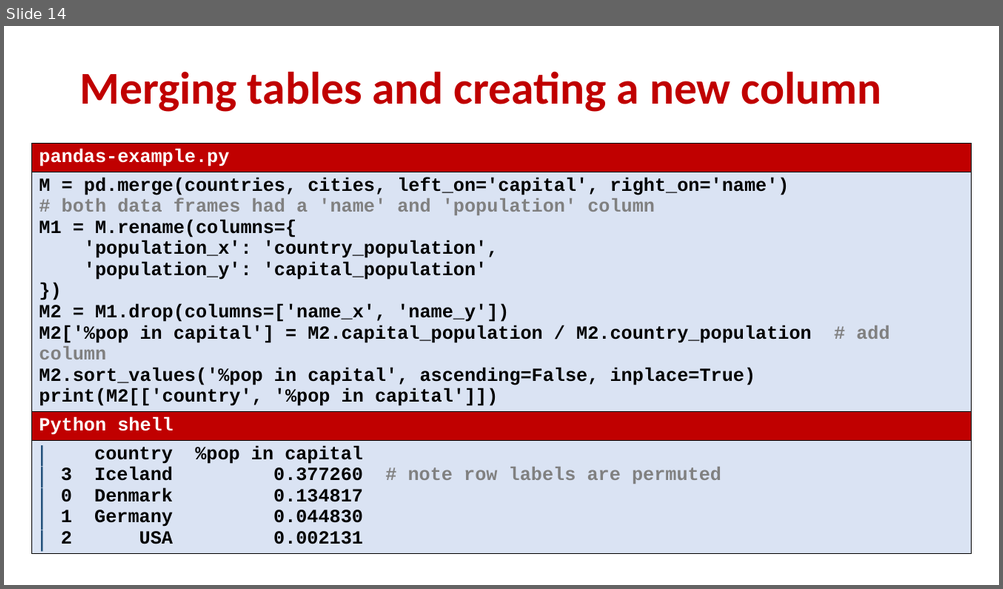
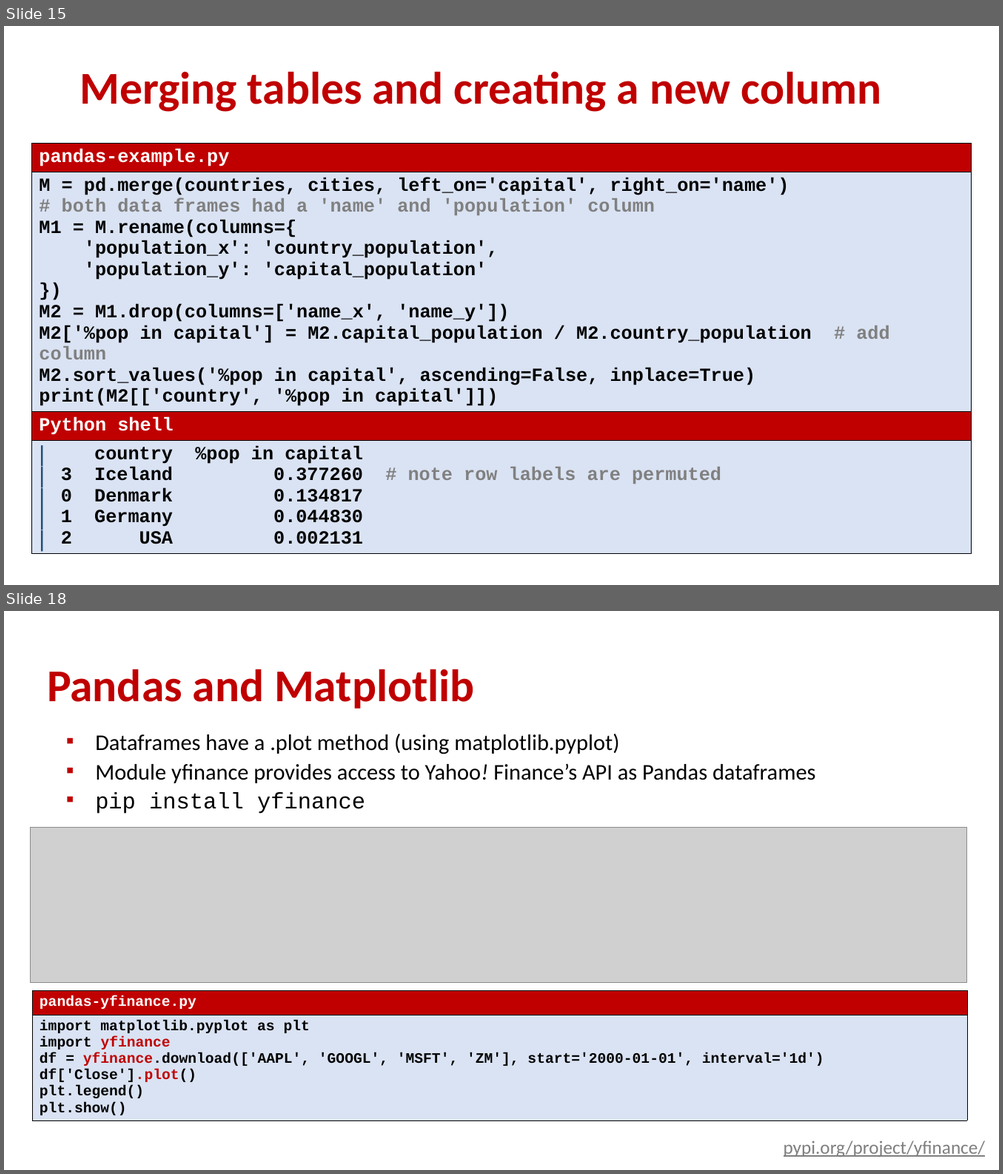
Before and after one commit to gsbrodal/gsbrodal.github.io, a slide deck: ipsa/slides/pandas.pptx. Shown one above the other, each under a label of ours: slide 14 before the commit, slides 15 and 18 after it; the slides between them are not shown. The pictures are 1003x589 and 1003x1174 pixels, drawn with LibreOffice and Linux fonts; fonts in the diff are those of the drawing; grey boxes stand for pictures. Boxes give left, top, right and bottom in pixels: in the first picture for what was removed or moved away, otherwise in the second. Text is boxed around its words. In the diff, an @@ line names an element or a change of style, - is before the commit and + after.

Commit message:
all-slides-with-answers.pdf all-slides.pdf code.zip pandas.pdf pandas.pptx

```diff
--- a/ipsa/slides/pandas.pptx
+++ b/ipsa/slides/pandas.pptx
@@ slide 18 added at [4,611,999,1170], background #FFFFFF @@
@@ title added at [47,669,475,709], 44 pt, text #C00000, bold @@
+Pandas and Matplotlib
@@ text added at [95,734,816,814], 21.7 pt, text #000000 @@
+▪ Dataframes have a .plot method (using matplotlib.pyplot)
+▪ Module yfinance provides access to Yahoo! Finance’s API as Pandas dataframes
+▪ pip install yfinance
@@ picture added at [30,827,967,983] @@
@@ table added at [32,991,967,1128], 2 rows, 1 columns @@
+pandas-yfinance.py
+import matplotlib.pyplot as plt / import yfinance / df = yfinance.download(['AAPL', 'GOOGL', 'MSFT', 'ZM'], start='2000-01-01', interval='1d') / df['Close'].plot() / plt.legend() / plt.show()
@@ text added at [783,1141,984,1157], 18 pt, text #7F7F7F, underline @@
+pypi.org/project/yfinance/
@@ what was slide 14 is now slide 15 @@
```
Also in this commit, not shown: 4 slides changed, 1 other slide added, 4 other files.
